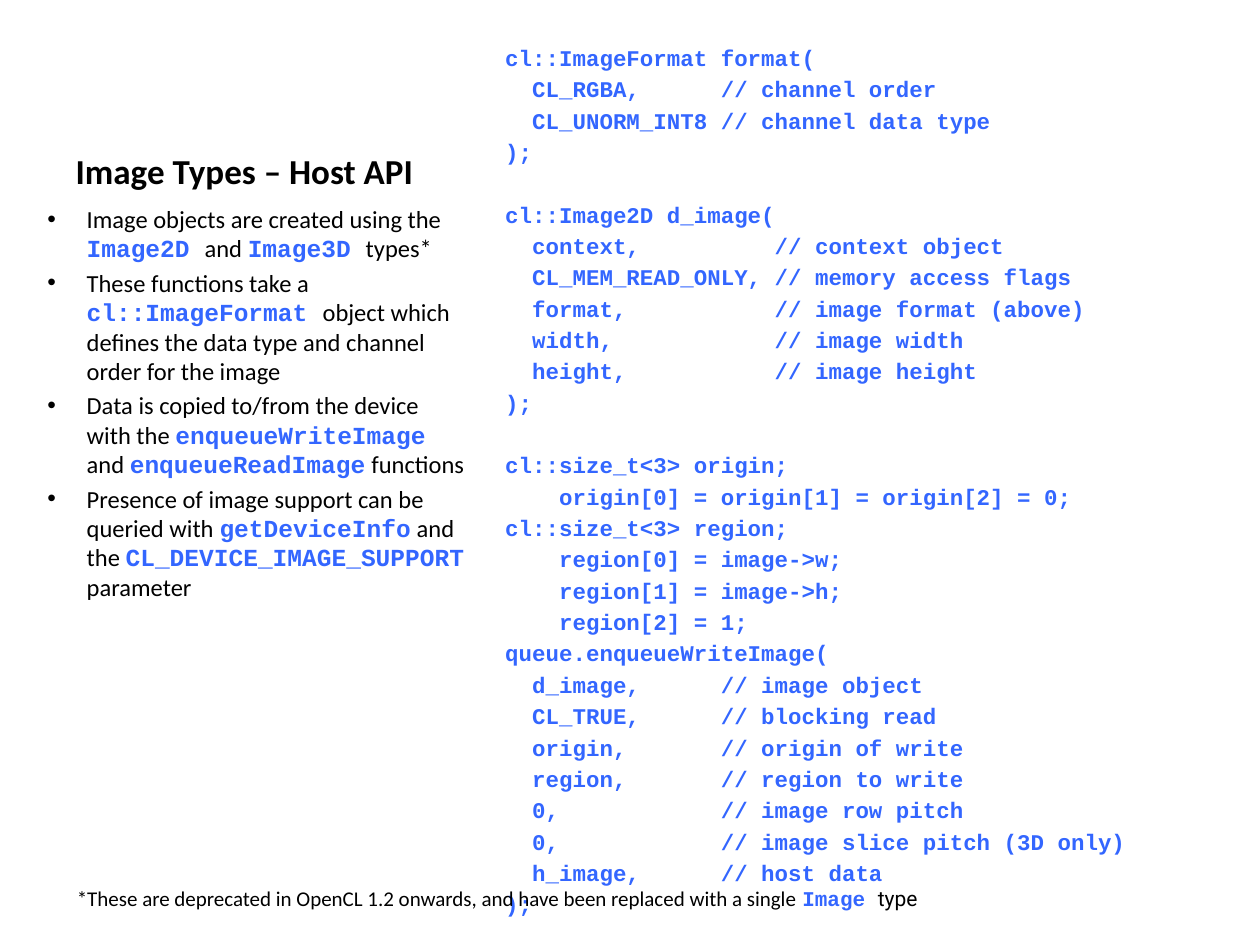
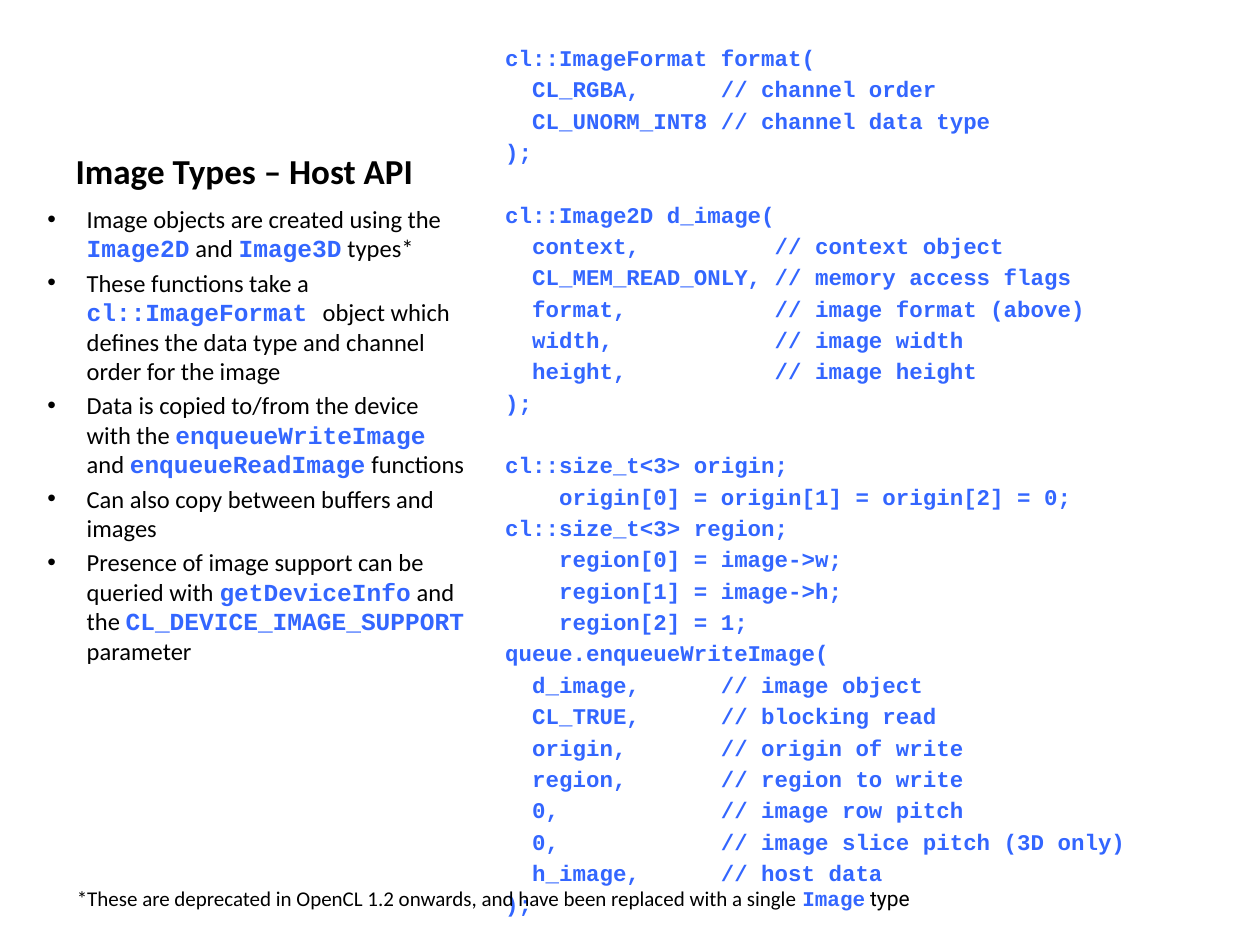
Before and after one commit to UoB-HPC/opencl-training-code, a slide deck: slide 76 of slides/advanced_part3.pptx. Drawn at 1260x945 pixels with LibreOffice and Linux fonts; fonts in the diff are those of the drawing. Boxes give left, top, right and bottom in pixels: in the first picture for what was removed or moved away, otherwise in the second. Text is boxed around its words. In the diff, an @@ line names an element or a change of style, - is before the commit and + after.

Commit message:
General improvements to image type slides.

```diff
--- a/slides/advanced_part3.pptx
+++ b/slides/advanced_part3.pptx
@@ text at (87,491,433,542): paragraph added @@
+• Can also copy between buffers and images
```
Also in this commit, not shown: 1 other slide changed.
